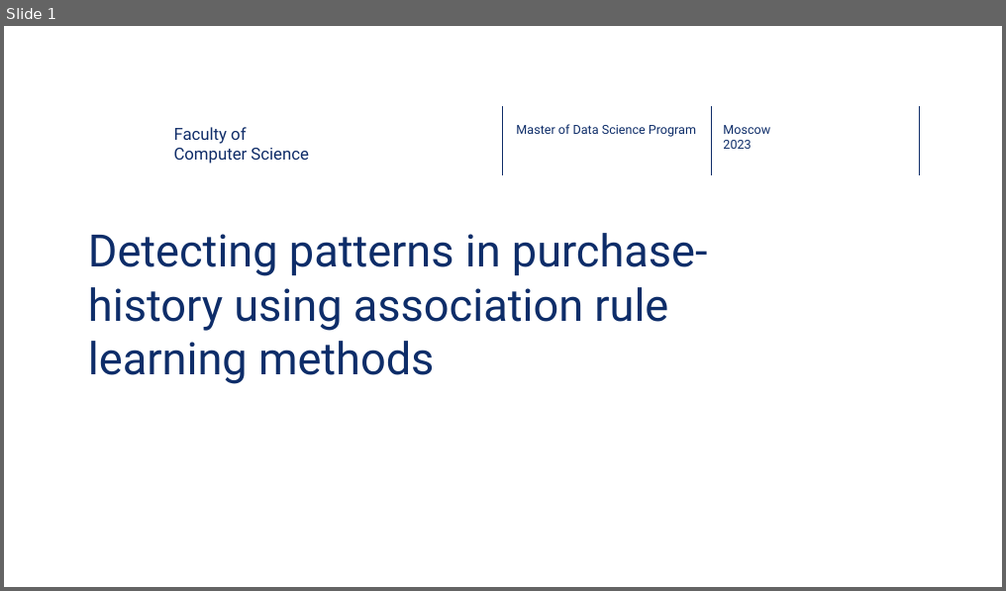
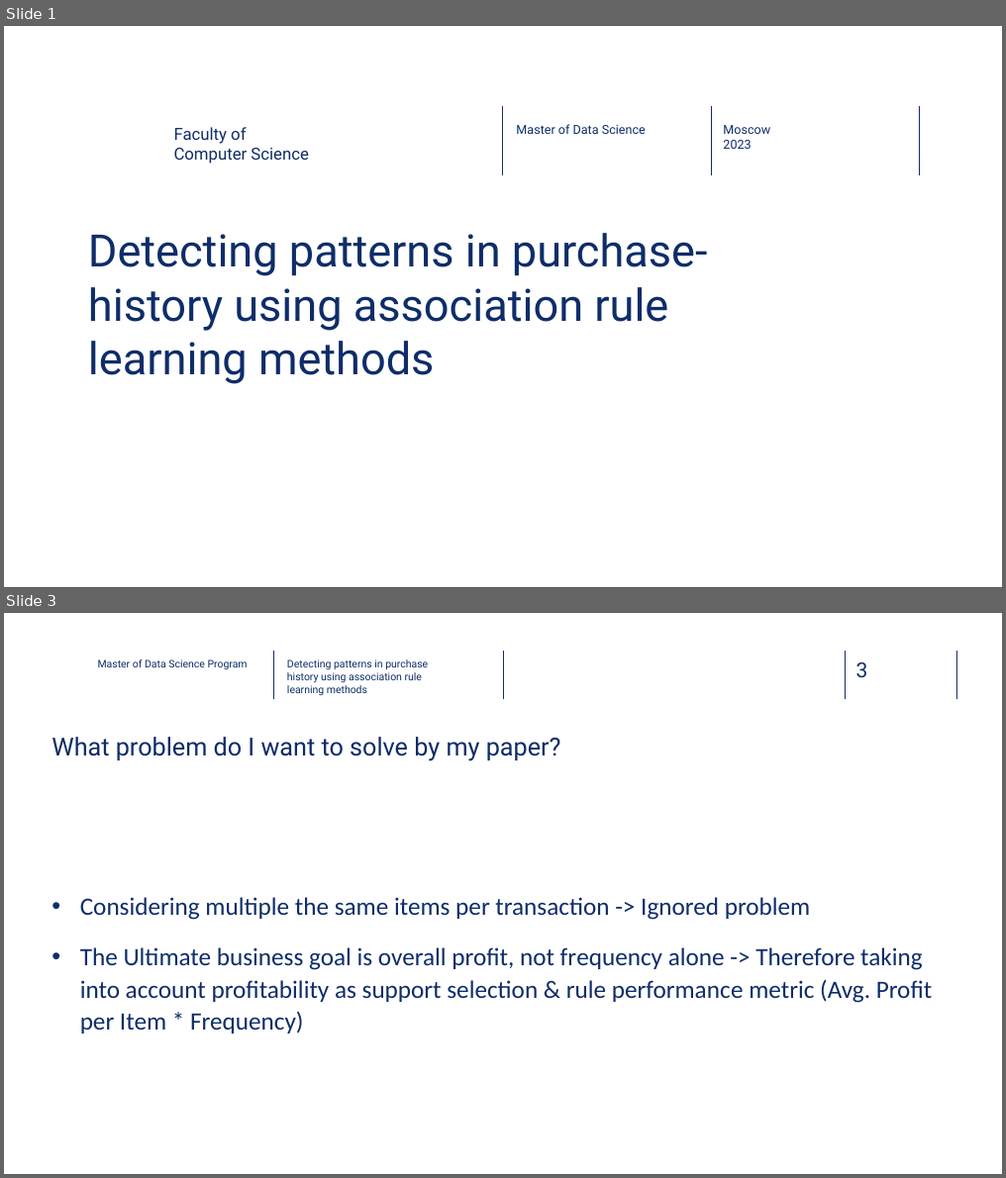
Before and after one commit to dawei7/Detecting-patterns-in-purchase-history-using-association-rule-learning-methods, a slide deck: MasterThesis/Presentation_Detecting-patterns-in-purchase-history-using-association-rule-learning-methods_latest.pptx. Shown one above the other, each under a label of ours: slide 1 before the commit, slides 1 and 3 after it; the slides between them are not shown. The pictures are 1006x591 and 1006x1178 pixels, drawn with LibreOffice and Linux fonts; fonts in the diff are those of the drawing; background and template pictures are left out. Boxes give left, top, right and bottom in pixels: in the first picture for what was removed or moved away, otherwise in the second. Text is boxed around its words. In the diff, an @@ line names an element or a change of style, - is before the commit and + after.

```diff
--- a/MasterThesis/Presentation_Detecting-patterns-in-purchase-history-using-association-rule-learning-methods_latest.pptx
+++ b/MasterThesis/Presentation_Detecting-patterns-in-purchase-history-using-association-rule-learning-methods_latest.pptx
@@ slide 3 added at (x1=4, y1=613, x2=1002, y2=1174), background picture (left out) @@
@@ text added at (x1=98, y1=660, x2=248, y2=669), 10 pt, text #0F2C68 @@
+Master of Data Science Program
@@ line added from (274, 652) to (274, 699), #102D69 1 pt @@
@@ text added at (x1=287, y1=660, x2=428, y2=695), 10 pt, text #0E2D69 @@
+Detecting patterns in purchase history using association rule learning methods
@@ line added from (503, 652) to (503, 699), #102D69 1 pt @@
@@ line added from (846, 652) to (846, 699), #102D69 1 pt @@
@@ page number added at (x1=856, y1=663, x2=868, y2=678), 20 pt, text #102D69 @@
+3
@@ line added from (957, 652) to (957, 699), #102D69 1 pt @@
@@ title added at (x1=52, y1=737, x2=561, y2=761), 24 pt, text #0F2C68 @@
+What problem do I want to solve by my paper?
@@ text added at (x1=80, y1=897, x2=932, y2=1034), 24 pt, text #0E2D69 @@
+• Considering multiple the same items per transaction -> Ignored problem
+• The Ultimate business goal is overall profit, not frequency alone -> Therefore taking into account profitability as support selection & rule performance metric (Avg. Profit per Item * Frequency)
@@ slide 1 changed as well @@
@@ text at (x1=516, y1=124, x2=646, y2=134): text changed @@
-Master of Data Science Program
+Master of Data Science
```
Also in this commit, not shown: 7 other slides changed, 4 other slides added, 2 slides removed, 5 other files.
